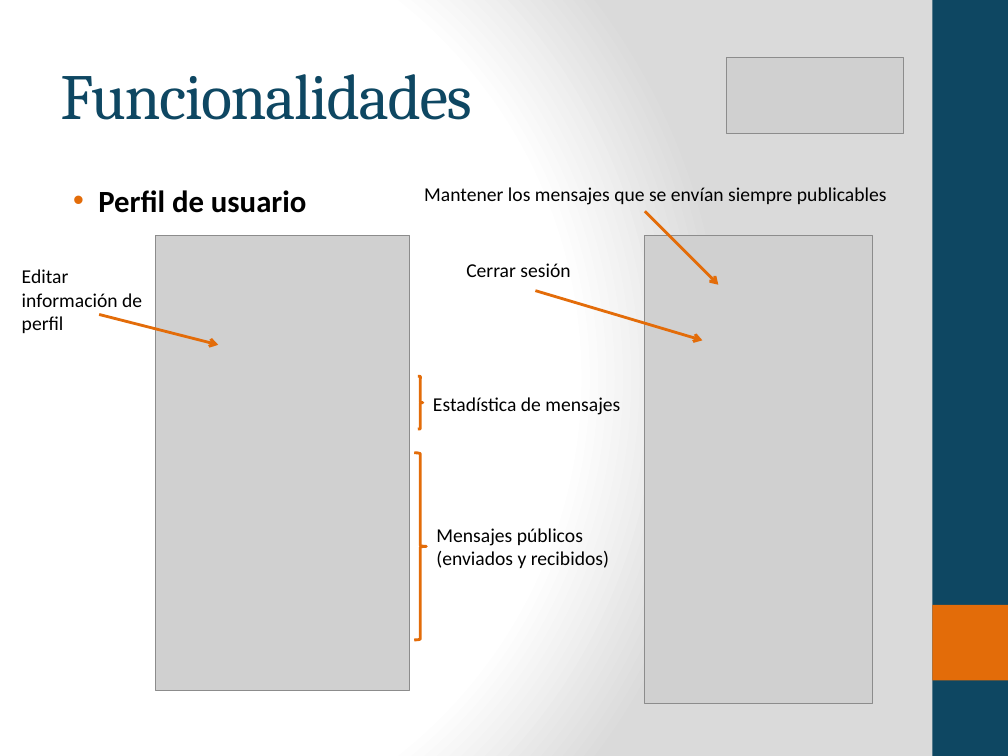
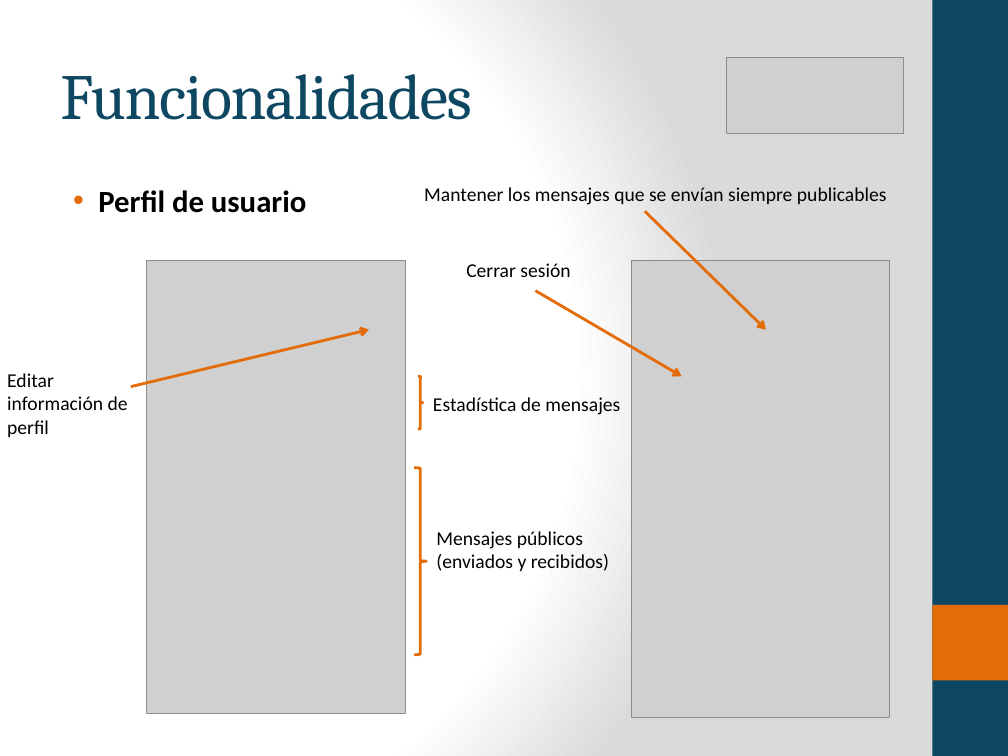
Before and after one commit to byfeedbackfan/feedbackfanApp, a slide deck: slide 9 of docs/presentacion/presentacion producto final Pasantias.pptx. Drawn at 1008x756 pixels with LibreOffice and Linux fonts; fonts in the diff are those of the drawing; grey boxes stand for pictures. Boxes give left, top, right and bottom in pixels: in the first picture for what was removed or moved away, otherwise in the second. Text is boxed around its words. In the diff, an @@ line names an element or a change of style, - is before the commit and + after.

```diff
--- a/docs/presentacion/presentacion producto final Pasantias.pptx
+++ b/docs/presentacion/presentacion producto final Pasantias.pptx
@@ arrow moved from (645, 212) - (719, 284) to (645, 212) - (766, 330) @@
@@ picture: place and size @@
-picture at box(156, 235, 410, 690)
+picture at box(147, 261, 405, 715)
@@ picture: place and size @@
-picture at box(645, 235, 873, 704)
+picture at box(631, 261, 889, 718)
@@ arrow moved from (535, 290) - (703, 341) to (535, 290) - (681, 376) @@
@@ arrow moved from (99, 314) - (219, 345) to (131, 387) - (369, 330) @@
@@ text "Editar información de perfil": place and size @@
-text "Editar información de perfil" at box(22, 269, 142, 333)
+text "Editar información de perfil" at box(7, 373, 128, 437)
@@ right brace: place and size @@
-right brace at box(414, 453, 426, 640)
+right brace at box(414, 468, 426, 655)
```
Also in this commit, not shown: 7 other slides changed, 1 slide removed, 6 other files.
